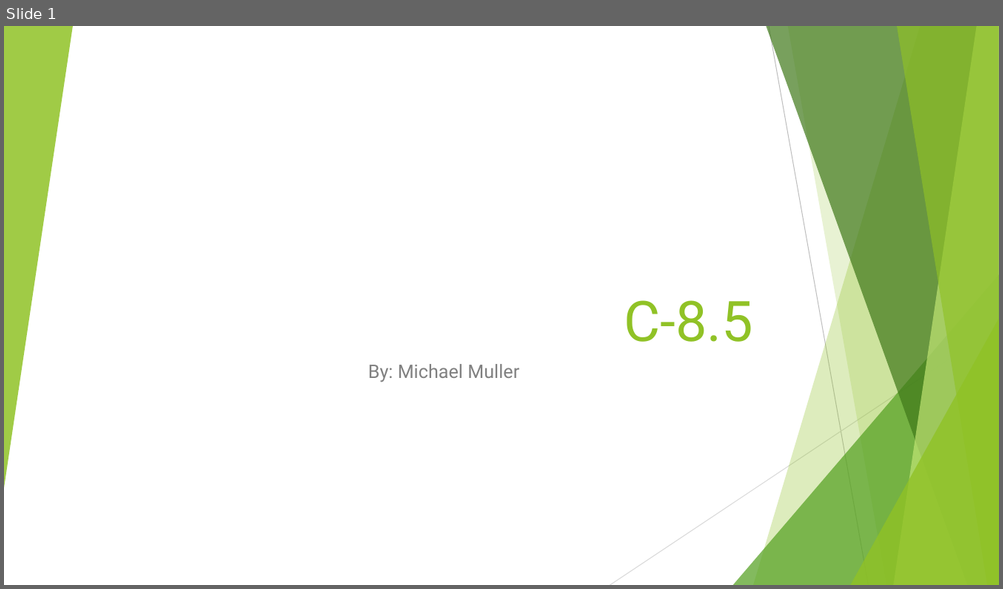
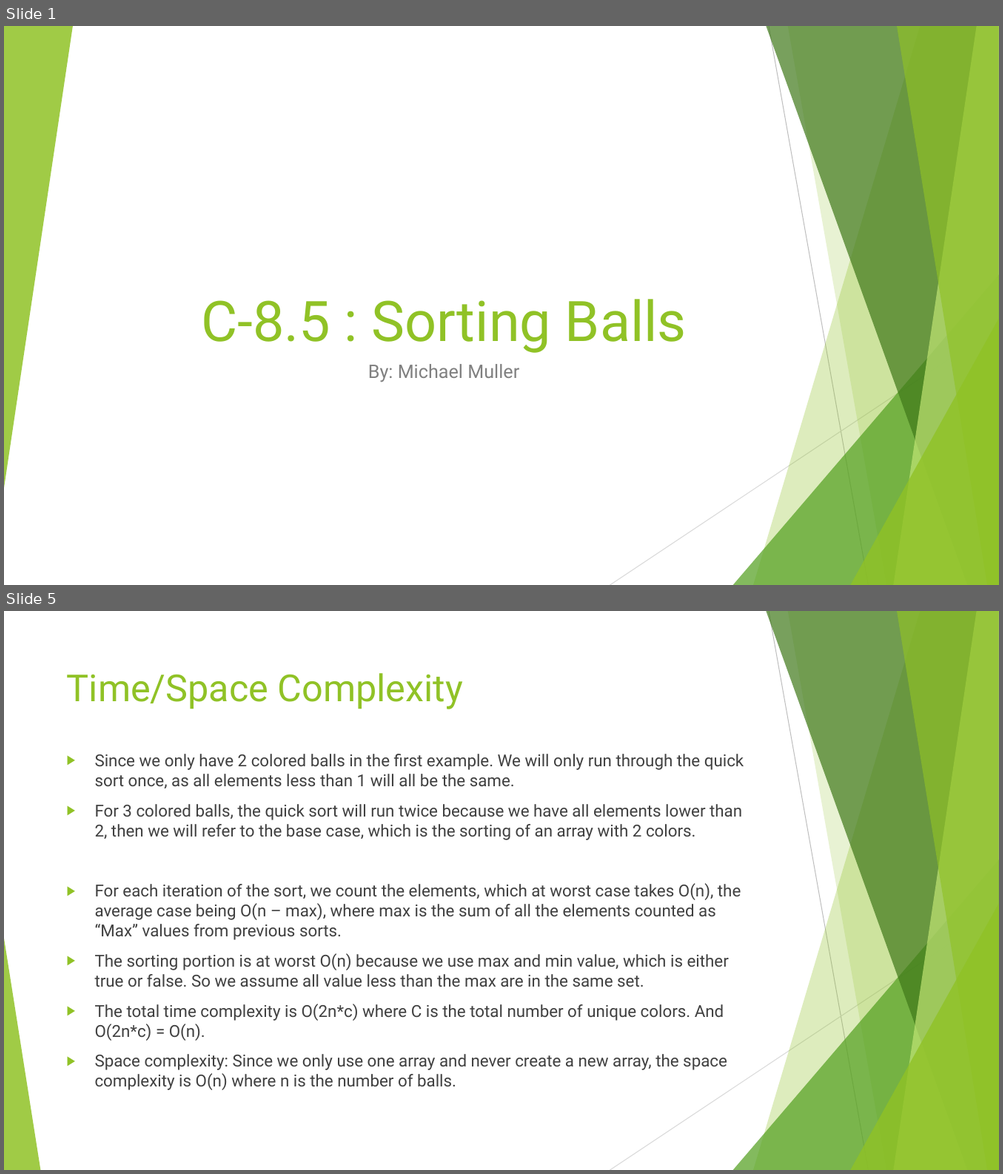
Before and after one commit to mwmuller/School, a slide deck: Presentation/C-8.pptx. Shown one above the other, each under a label of ours: slide 1 before the commit, slides 1 and 5 after it; the slides between them are not shown. The pictures are 1003x589 and 1003x1174 pixels, drawn with LibreOffice and Linux fonts; fonts in the diff are those of the drawing. Boxes give left, top, right and bottom in pixels: in the first picture for what was removed or moved away, otherwise in the second. Text is boxed around its words. In the diff, an @@ line names an element or a change of style, - is before the commit and + after.

```diff
--- a/Presentation/C-8.pptx
+++ b/Presentation/C-8.pptx
@@ slide 5 added at (x1=4, y1=611, x2=999, y2=1170), background #FFFFFF; not listed: 9 template elements that a slide beside it also shows @@
@@ title added at (x1=67, y1=673, x2=463, y2=709), 36 pt, text #90C226 @@
+Time/Space Complexity
@@ text added at (x1=95, y1=754, x2=743, y2=1091), 16 pt, text #404040 @@
+▶ Since we only have 2 colored balls in the first example. We will only run through the quick sort once, as all elements less than 1 will all be the same.
+▶ For 3 colored balls, the quick sort will run twice because we have all elements lower than 2, then we will refer to the base case, which is the sorting of an array with 2 colors.
+▶ For each iteration of the sort, we count the elements, which at worst case takes O(n), the average case being O(n – max), where max is the sum of all the elements counted as “Max” values from previous sorts.
+▶ The sorting portion is at worst O(n) because we use max and min value, which is either true or false. So we assume all value less than the max are in the same set.
+▶ The total time complexity is O(2n*c) where C is the total number of unique colors. And O(2n*c) = O(n).
+▶ Space complexity: Since we only use one array and never create a new array, the space complexity is O(n) where n is the number of balls.
@@ triangle added at (x1=4, y1=939, x2=40, y2=1170), fill #90C226 at 85% opacity @@
@@ slide 1 changed as well @@
@@ title at (x1=201, y1=299, x2=686, y2=353): text changed @@
-C-8.5
+C-8.5 : Sorting Balls
```
Also in this commit, not shown: 4 other slides added, 3 other files.
